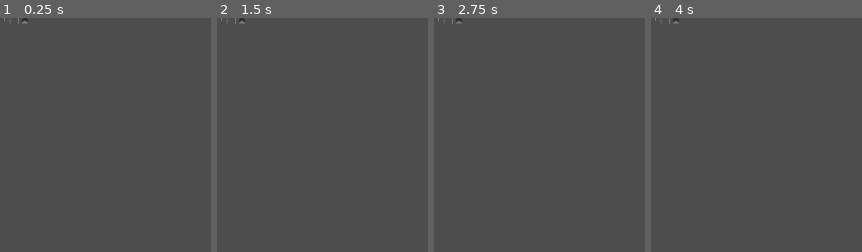
Above: before the commit, frames 1-4 (left to right).
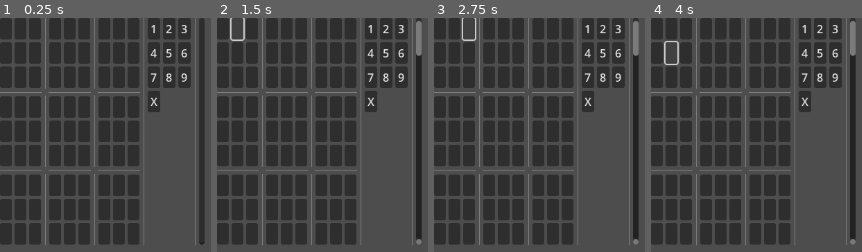
Above: after the commit, the same moments.

Repository: MichaelReel/GodotSudokuSolver
Game: Godot game, scene res://Solver.tscn
Two runs of this game, one before a commit and one after it. Both use one fixed random seed, a clock stepped at 60 frames per second and the inputs below.
Inputs (mouse positions are in pixels of both pictures, inside the frame that each line leads up to):
- Up to frame 1 (0.25 s): no input
- Up to frame 2 (1.5 s): click (223, 29) at 0.52 s; click (238, 29) at 1.27 s
- Up to frame 3 (2.75 s): click (469, 29) at 2.02 s
- Up to frame 4 (4 s): click (657, 53) at 2.77 s; click (672, 53) at 3.52 s

The runs differ from the first frame. In frame 1, 48% of the frame differs, in the area x 0-98%, y 0-98%; in frame 2, 48%; in frame 3, 48%; in frame 4, 48%.
Error before the commit: Parse Error: Identifier "BUTTON_LEFT" not declared in the current scope. Did you mean to use "MOUSE_BUTTON_LEFT"? (res://SudokuCell.gd:13)

Commit message:
Godots manual fixes to update project

Diff:
--- a/NumberButton.gd
+++ b/NumberButton.gd
@@ -2,11 +2,11 @@
 
 var parent
 
-func _init(parent, text):
-	self.parent = parent
-	self.text = text
+func _init(parent_, text_):
+	self.parent = parent_
+	self.text = text_
 
 func _gui_input(event):
-	if event is InputEventMouseButton and event.button_index == BUTTON_LEFT and event.pressed:
+	if event is InputEventMouseButton and event.button_index == MOUSE_BUTTON_LEFT and event.pressed:
 # func _pressed():
 		parent.button_click(self.text, self)
--- a/NumberContainer.gd
+++ b/NumberContainer.gd
@@ -12,8 +12,9 @@
 		button.toggle_mode = true
 		add_child(button)
 
-func button_click(text, button):
+func button_click(text: String, button: Button):
 	for b in get_children():
-		if b != button: b.pressed = false
-	if button.pressed: button.pressed = false
+		if b != button: b.set_pressed_no_signal(false)
+	if button.pressed:
+		button.set_pressed_no_signal(false)
 	sudokuGrid.set_value(text)
--- a/Solver.tscn
+++ b/Solver.tscn
@@ -1,130 +1,31 @@
-[gd_scene load_steps=3 format=2]
+[gd_scene load_steps=3 format=3 uid="uid://yfvqstl3i61t"]
 
-[ext_resource path="res://SudokuGrid.gd" type="Script" id=1]
-[ext_resource path="res://NumberContainer.gd" type="Script" id=2]
+[ext_resource type="Script" path="res://SudokuGrid.gd" id="1"]
+[ext_resource type="Script" path="res://NumberContainer.gd" id="2"]
 
-[node name="Container" type="Control" index="0"]
+[node name="Container" type="Control"]
+layout_mode = 3
+anchors_preset = 0
 
-anchor_left = 0.0
-anchor_top = 0.0
-anchor_right = 0.0
-anchor_bottom = 0.0
-margin_right = 575.0
-margin_bottom = 269.0
-rect_pivot_offset = Vector2( 0, 0 )
-mouse_filter = 0
+[node name="HBoxContainer" type="HBoxContainer" parent="."]
+layout_mode = 0
+
+[node name="EntryContainer" type="GridContainer" parent="HBoxContainer"]
+layout_mode = 2
+columns = 5
+script = ExtResource("1")
+
+[node name="VSeparator" type="VSeparator" parent="HBoxContainer"]
+layout_mode = 2
+
+[node name="NumberContainer" type="GridContainer" parent="HBoxContainer"]
+layout_mode = 2
+columns = 3
+script = ExtResource("2")
+
+[node name="VSeparator2" type="VSeparator" parent="HBoxContainer"]
+layout_mode = 2
+
+[node name="Info" type="TextEdit" parent="HBoxContainer"]
+layout_mode = 2
 mouse_default_cursor_shape = 0
-size_flags_horizontal = 1
-size_flags_vertical = 1
-
-[node name="HBoxContainer" type="HBoxContainer" parent="." index="0"]
-
-anchor_left = 0.0
-anchor_top = 0.0
-anchor_right = 0.0
-anchor_bottom = 0.0
-margin_right = 40.0
-margin_bottom = 40.0
-rect_pivot_offset = Vector2( 0, 0 )
-mouse_filter = 1
-mouse_default_cursor_shape = 0
-size_flags_horizontal = 1
-size_flags_vertical = 1
-alignment = 0
-
-[node name="EntryContainer" type="GridContainer" parent="HBoxContainer" index="0"]
-
-anchor_left = 0.0
-anchor_top = 0.0
-anchor_right = 0.0
-anchor_bottom = 0.0
-margin_bottom = 300.0
-rect_pivot_offset = Vector2( 0, 0 )
-mouse_filter = 1
-mouse_default_cursor_shape = 0
-size_flags_horizontal = 1
-size_flags_vertical = 1
-columns = 5
-script = ExtResource( 1 )
-_sections_unfolded = [ "Anchor", "Focus", "Grow Direction", "Hint", "Margin", "Material", "Mouse", "Rect", "Size Flags", "Theme", "Visibility", "custom_constants" ]
-
-[node name="VSeparator" type="VSeparator" parent="HBoxContainer" index="1"]
-
-anchor_left = 0.0
-anchor_top = 0.0
-anchor_right = 0.0
-anchor_bottom = 0.0
-margin_left = 4.0
-margin_right = 8.0
-margin_bottom = 300.0
-rect_pivot_offset = Vector2( 0, 0 )
-mouse_filter = 0
-mouse_default_cursor_shape = 0
-size_flags_horizontal = 1
-size_flags_vertical = 1
-
-[node name="NumberContainer" type="GridContainer" parent="HBoxContainer" index="2"]
-
-anchor_left = 0.0
-anchor_top = 0.0
-anchor_right = 0.0
-anchor_bottom = 0.0
-margin_left = 12.0
-margin_right = 12.0
-margin_bottom = 300.0
-rect_pivot_offset = Vector2( 0, 0 )
-mouse_filter = 1
-mouse_default_cursor_shape = 0
-size_flags_horizontal = 1
-size_flags_vertical = 1
-columns = 3
-script = ExtResource( 2 )
-
-[node name="VSeparator2" type="VSeparator" parent="HBoxContainer" index="3"]
-
-anchor_left = 0.0
-anchor_top = 0.0
-anchor_right = 0.0
-anchor_bottom = 0.0
-margin_left = 16.0
-margin_right = 20.0
-margin_bottom = 300.0
-rect_pivot_offset = Vector2( 0, 0 )
-mouse_filter = 0
-mouse_default_cursor_shape = 0
-size_flags_horizontal = 1
-size_flags_vertical = 1
-
-[node name="Info" type="TextEdit" parent="HBoxContainer" index="4"]
-
-anchor_left = 0.0
-anchor_top = 0.0
-anchor_right = 0.0
-anchor_bottom = 0.0
-margin_left = 24.0
-margin_right = 424.0
-margin_bottom = 300.0
-rect_min_size = Vector2( 400, 300 )
-rect_pivot_offset = Vector2( 0, 0 )
-focus_mode = 2
-mouse_filter = 0
-mouse_default_cursor_shape = 0
-size_flags_horizontal = 1
-size_flags_vertical = 1
-text = ""
-readonly = true
-highlight_current_line = false
-syntax_highlighting = false
-show_line_numbers = false
-highlight_all_occurrences = false
-override_selected_font_color = false
-context_menu_enabled = true
-smooth_scrolling = false
-v_scroll_speed = 80.0
-hiding_enabled = 0
-wrap_lines = false
-caret_block_mode = false
-caret_blink = false
-caret_blink_speed = 0.65
-caret_moving_by_right_click = true
-_sections_unfolded = [ "Rect" ]
--- a/SudokuCell.gd
+++ b/SudokuCell.gd
@@ -4,13 +4,13 @@
 var pos
 var groups
 
-func _init(parent, pos, groups):
-	self.parent = parent
-	self.pos = pos
-	self.groups = groups
+func _init(parent_, pos_, groups_):
+	self.parent = parent_
+	self.pos = pos_
+	self.groups = groups_
 
 func _gui_input(event):
-	if event is InputEventMouseButton and event.button_index == BUTTON_LEFT and event.pressed:
+	if event is InputEventMouseButton and event.button_index == MOUSE_BUTTON_LEFT and event.pressed:
 		parent.cell_click(pos, self)
 
 func get_possibles():
--- a/SudokuGrid.gd
+++ b/SudokuGrid.gd
@@ -30,8 +30,6 @@
 		ranks[i].resize(9)
 		files[i].resize(9)
 		boxes[i].resize(9)
-
-	var b = GridContainer.new()
 
 	for box_x in 3:
 		for box_y in 3:
--- a/project.godot
+++ b/project.godot
@@ -11,6 +11,7 @@
 [application]
 
 config/name="SudokuSolver"
+config/tags=PackedStringArray("app")
 run/main_scene="res://Solver.tscn"
 config/features=PackedStringArray("4.2")
 config/icon="res://icon.png"
